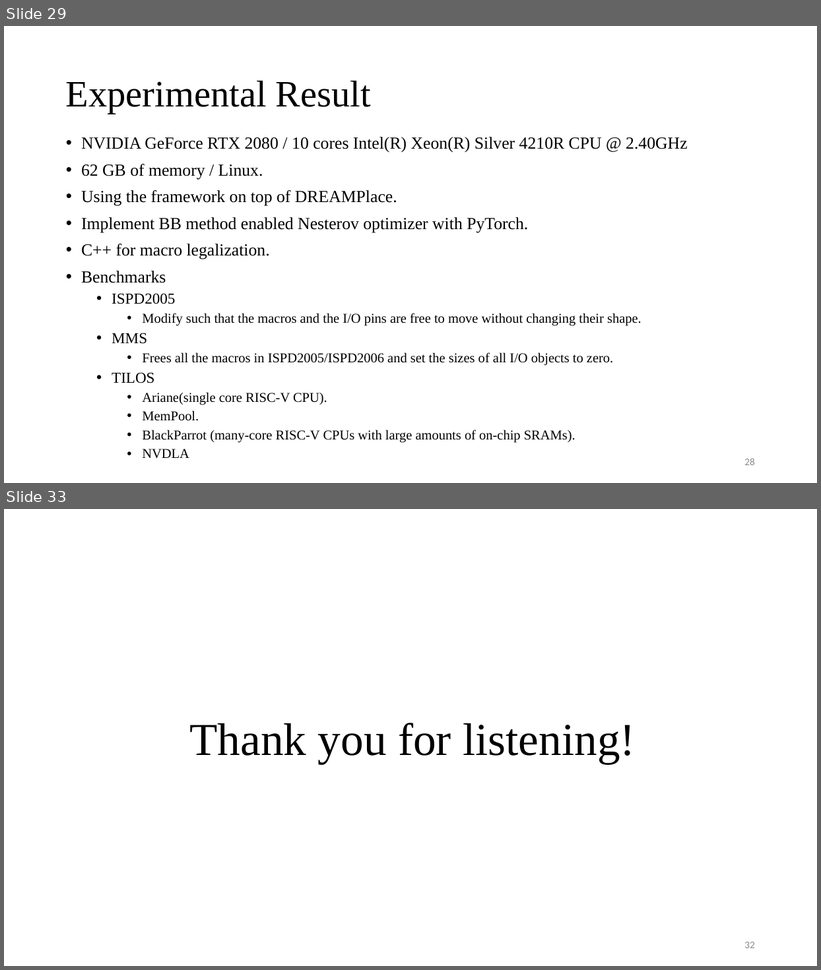
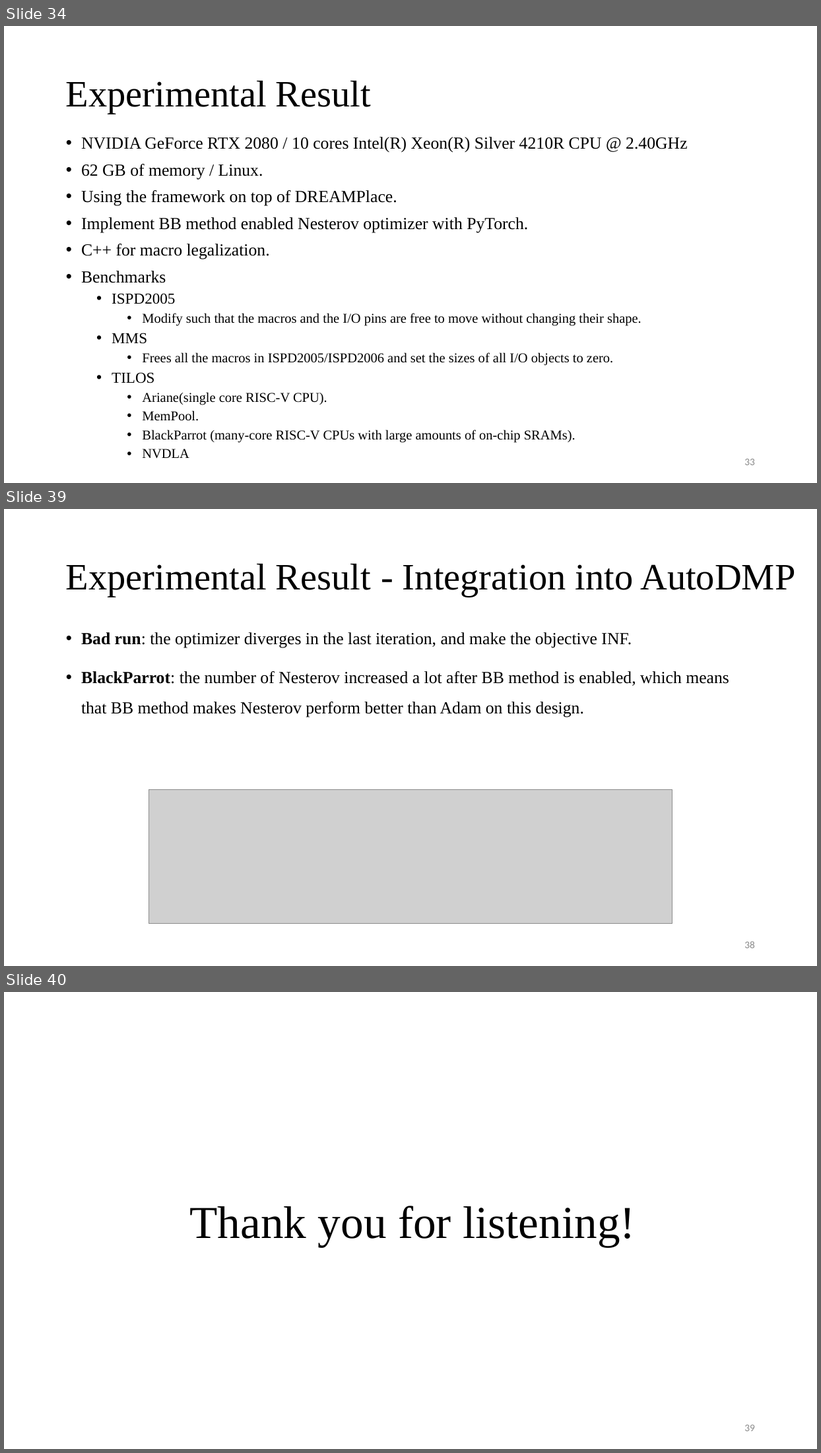
Before and after one commit to Pacific-Feng-Studuies/Studied-Papers, a slide deck: GM/Placement/Stronger Mixed-Size Placement Backbone Considering Second-Order Information/Stronger Mixed-Size Placement Backbone Considering Second-Order Information.pptx. Shown one above the other, each under a label of ours: slides 29 and 33 before the commit, slides 34, 39 and 40 after it; the slides between them are not shown. The pictures are 821x970 and 821x1453 pixels, drawn with LibreOffice and Linux fonts; fonts in the diff are those of the drawing; grey boxes stand for pictures. Boxes give left, top, right and bottom in pixels: in the first picture for what was removed or moved away, otherwise in the second. Text is boxed around its words. In the diff, an @@ line names an element or a change of style, - is before the commit and + after.

```diff
--- a/GM/Placement/Stronger Mixed-Size Placement Backbone Considering Second-Order Information/Stronger Mixed-Size Placement Backbone Considering Second-Order Information.pptx
+++ b/GM/Placement/Stronger Mixed-Size Placement Backbone Considering Second-Order Information/Stronger Mixed-Size Placement Backbone Considering Second-Order Information.pptx
@@ slide 39 added at box(4, 509, 817, 966), background #FFFFFF @@
@@ title added at box(66, 563, 795, 597), 44 pt, text #000000 @@
+Experimental Result - Integration into AutoDMP
@@ text added at box(81, 632, 729, 718), 20 pt, text #000000 @@
+• Bad run: the optimizer diverges in the last iteration, and make the objective INF.
+• BlackParrot: the number of Nesterov increased a lot after BB method is enabled, which means that BB method makes Nesterov perform better than Adam on this design.
@@ picture added at box(149, 789, 673, 923) @@
@@ page number added at box(745, 941, 755, 949), 12 pt, text #8C8C8C @@
+38
@@ what was slide 29 is now slide 34 @@
@@ page number at box(745, 459, 755, 466): text changed @@
-28
+33
@@ what was slide 33 is now slide 40 @@
@@ page number at box(745, 1425, 755, 1432): text changed @@
-32
+39
```
Also in this commit, not shown: 5 slides changed, 6 other slides added.
